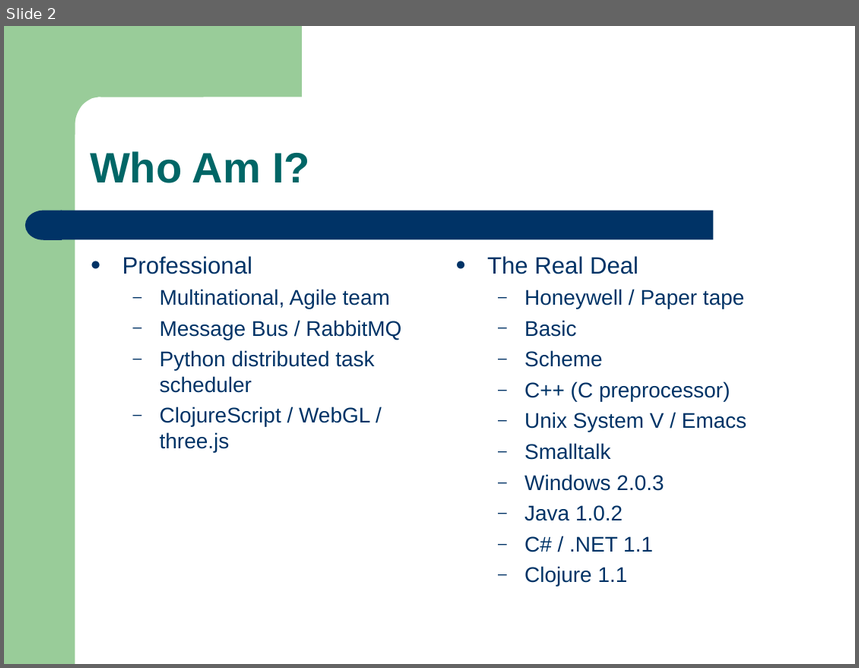
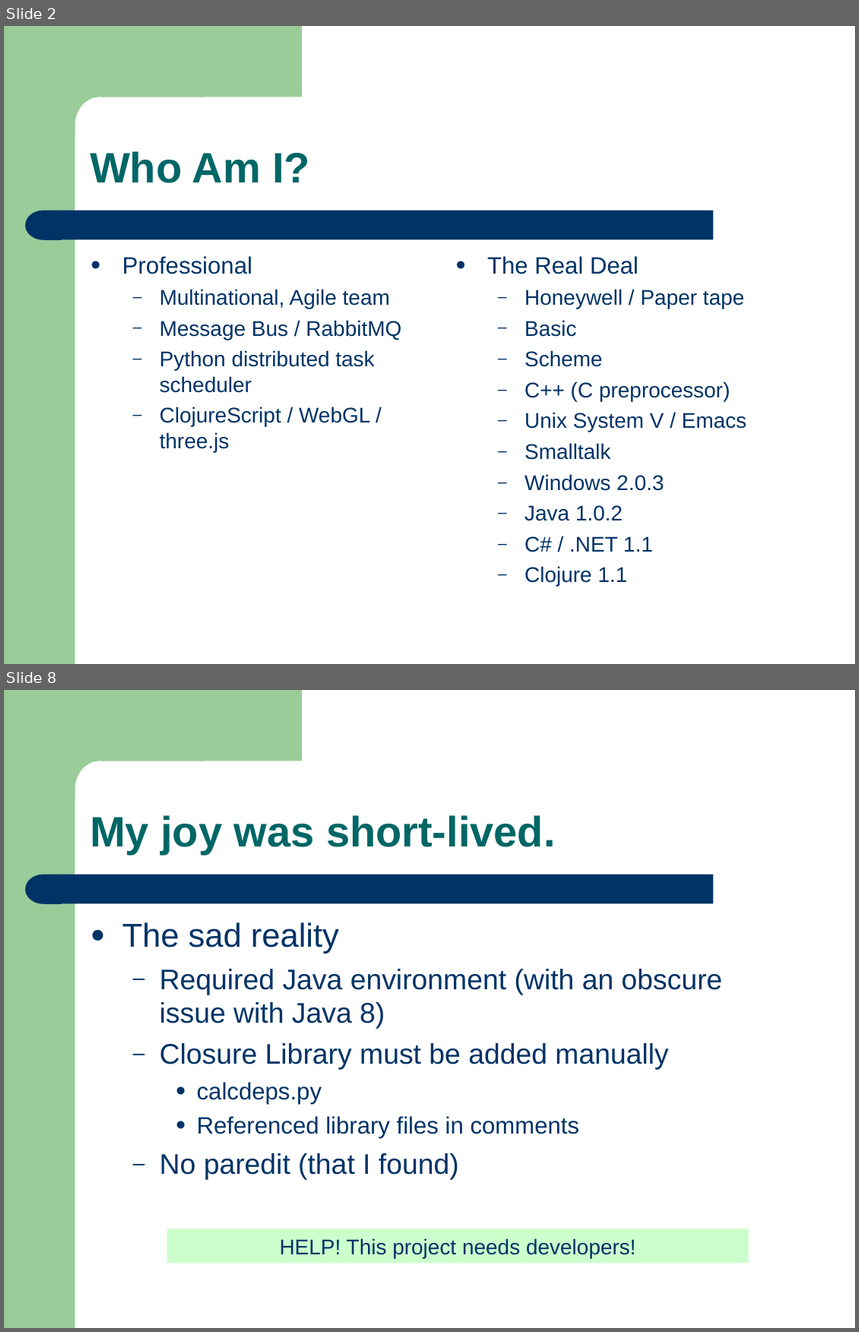
Before and after one commit to mrwizard82d1/yctiam, a slide deck: yctiam.ppt. Shown one above the other, each under a label of ours: slide 2 before the commit, slides 2 and 8 after it; the slides between them are not shown. The pictures are 859x668 and 859x1332 pixels, drawn with LibreOffice and Linux fonts; fonts in the diff are those of the drawing. Boxes give left, top, right and bottom in pixels: in the first picture for what was removed or moved away, otherwise in the second. Text is boxed around its words. In the diff, an @@ line names an element or a change of style, - is before the commit and + after.

```diff
--- a/yctiam.ppt
+++ b/yctiam.ppt
@@ slide 8 added at bbox=[4, 690, 855, 1328], background #FFFFFF; not listed: 4 template elements that a slide beside it also shows @@
@@ text added at bbox=[90, 815, 556, 854], 36 pt, text #006666, bold @@
+My joy was short-lived.
@@ text added at bbox=[123, 923, 723, 1180], 24 pt, text #003366 @@
+● The sad reality
+  – Required Java environment (with an obscure issue with Java 8)
+  – Closure Library must be added manually
+    ● calcdeps.py
+    ● Referenced library files in comments
+  – No paredit (that I found)
@@ rectangle added at bbox=[167, 1229, 749, 1263], fill #CCFFCC, 18 pt, text #003366 @@
+HELP! This project needs developers!
```
Also in this commit, not shown: 8 slides changed, 3 other slides added, 3 slides removed.
